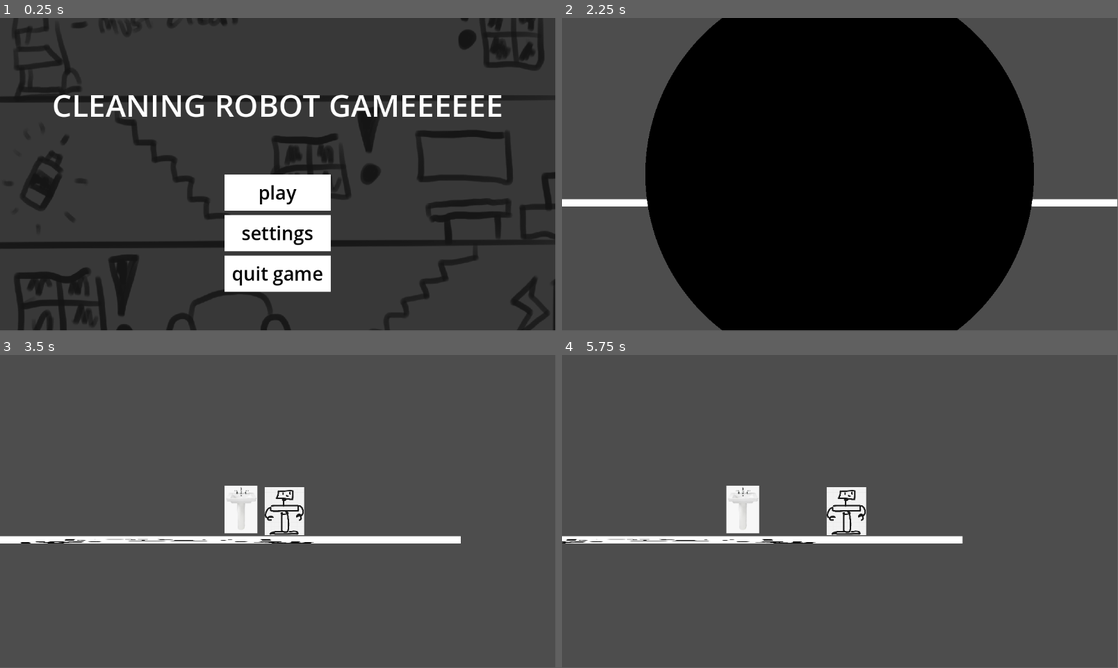
Above: before the commit, frames 1-4 (two rows, left to right).
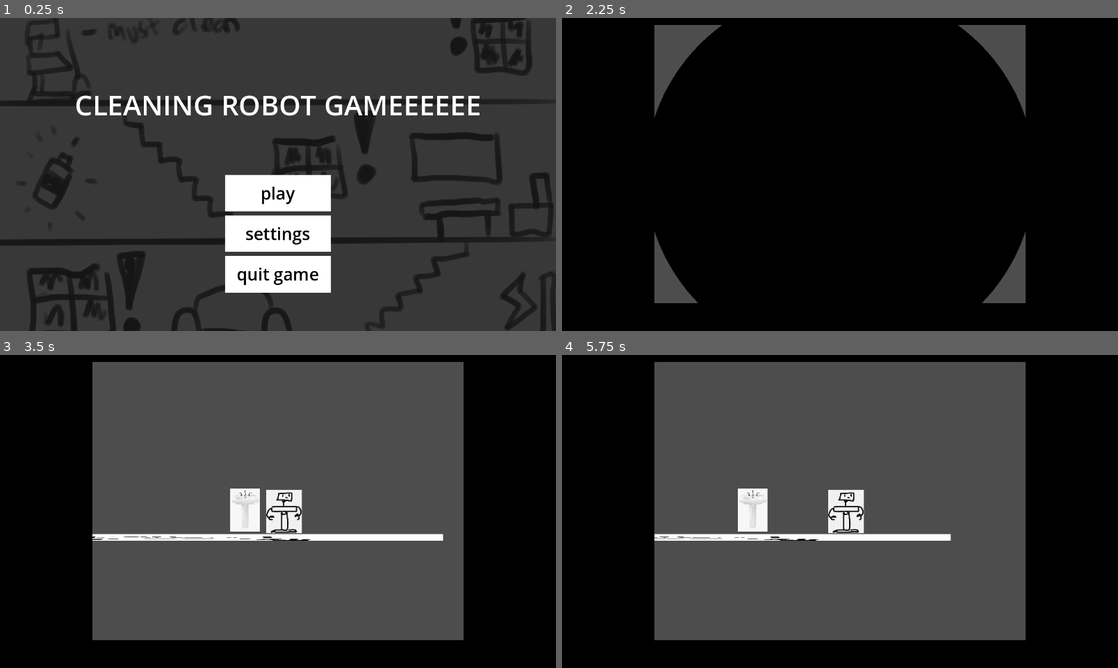
Above: after the commit, the same moments.

Repository: leorCD/Cleaning-Robot
Game: Godot game, scene res://scenes/main menu.tscn
The game is run twice, just before and just after one commit, with the same random seed, the same clock (stepped at 60 frames per second) and the same inputs.
Inputs:
- Up to frame 1 (0.25 s): no input
- Up to frame 2 (2.25 s): click "play" at 0.5 s; click "play" at 1.25 s; tap Enter at 2 s; hold D (right) from 2.03 s (still down); tap Space (interact) at 2.1 s
- Up to frame 3 (3.5 s): keep holding D (right); tap W (up) at 2.27, 3.02 s; tap Space (interact) at 2.75, 2.85 s
- Up to frame 4 (5.75 s): release D (right) at 3.53 s; hold A (left) 3.53-4.28 s; tap Space (interact) at 3.6, 4.25, 4.35, 5.1 s; hold D (right) from 4.28 s (still down); tap W (up) at 4.52, 5.27 s
In our replay, the window is 799x449 before the commit and 800x450 after it. These sizes can differ from the game's own. Grey fills any space a smaller window leaves; there, only what the larger window draws over its background counts as a difference.

The runs differ from the first frame. In frame 1, 14% of the frame differs, in the area x 0-100%, y 0-100%; in frame 2, 35%; in frame 3, 43%; in frame 4, 43%.

Commit message:
Faked 4:3 aspect ratio using ColorRects
ui can be housed in the black region of the screen

Diff:
--- /dev/null
+++ b/global/4_3_fake_aspect_ratio.tscn
@@ -0,0 +1,53 @@
+[gd_scene format=3 uid="uid://ca1ti3xnqjjh2"]
+
+[node name="4_3 fake aspect ratio" type="CanvasLayer" unique_id=31042625]
+layer = 50
+
+[node name="screen" type="Control" parent="." unique_id=188420487]
+layout_mode = 3
+anchors_preset = 15
+anchor_right = 1.0
+anchor_bottom = 1.0
+grow_horizontal = 2
+grow_vertical = 2
+
+[node name="ColorRect" type="ColorRect" parent="screen" unique_id=1666035671]
+layout_mode = 1
+anchors_preset = -1
+anchor_right = 0.16640624
+anchor_bottom = 1.0
+grow_vertical = 2
+color = Color(0, 0, 0, 1)
+metadata/_edit_use_anchors_ = true
+
+[node name="ColorRect3" type="ColorRect" parent="screen" unique_id=1013122403]
+layout_mode = 1
+anchors_preset = -1
+anchor_left = 0.16640624
+anchor_right = 0.8335937
+anchor_bottom = 0.022222223
+grow_vertical = 2
+color = Color(0, 0, 0, 1)
+metadata/_edit_use_anchors_ = true
+
+[node name="ColorRect4" type="ColorRect" parent="screen" unique_id=795110857]
+layout_mode = 1
+anchors_preset = -1
+anchor_left = 0.16640624
+anchor_top = 0.9111111
+anchor_right = 0.8335937
+anchor_bottom = 1.0
+grow_vertical = 2
+color = Color(0, 0, 0, 1)
+metadata/_edit_use_anchors_ = true
+
+[node name="ColorRect2" type="ColorRect" parent="screen" unique_id=679523072]
+layout_mode = 1
+anchors_preset = -1
+anchor_left = 0.8335937
+anchor_right = 1.0
+anchor_bottom = 1.0
+grow_horizontal = 0
+grow_vertical = 2
+color = Color(0, 0, 0, 1)
+metadata/_edit_use_anchors_ = true
--- a/global/sceneTransition.tscn
+++ b/global/sceneTransition.tscn
@@ -8,7 +8,7 @@
 tracks/0/type = "value"
 tracks/0/imported = false
 tracks/0/enabled = true
-tracks/0/path = NodePath("CanvasLayer/CircleFadeShader:material:shader_parameter/radius")
+tracks/0/path = NodePath("TransitionLayer/CircleFadeShader:material:shader_parameter/radius")
 tracks/0/interp = 1
 tracks/0/loop_wrap = true
 tracks/0/keys = {
@@ -20,7 +20,7 @@
 tracks/1/type = "value"
 tracks/1/imported = false
 tracks/1/enabled = true
-tracks/1/path = NodePath("CanvasLayer/CircleFadeShader:material:shader_parameter/Inverse")
+tracks/1/path = NodePath("TransitionLayer/CircleFadeShader:material:shader_parameter/Inverse")
 tracks/1/interp = 1
 tracks/1/loop_wrap = true
 tracks/1/keys = {
@@ -35,7 +35,7 @@
 tracks/0/type = "value"
 tracks/0/imported = false
 tracks/0/enabled = true
-tracks/0/path = NodePath("CanvasLayer/CircleFadeShader:material:shader_parameter/Inverse")
+tracks/0/path = NodePath("TransitionLayer/CircleFadeShader:material:shader_parameter/Inverse")
 tracks/0/interp = 1
 tracks/0/loop_wrap = true
 tracks/0/keys = {
@@ -47,7 +47,7 @@
 tracks/1/type = "value"
 tracks/1/imported = false
 tracks/1/enabled = true
-tracks/1/path = NodePath("CanvasLayer/CircleFadeShader:material:shader_parameter/radius")
+tracks/1/path = NodePath("TransitionLayer/CircleFadeShader:material:shader_parameter/radius")
 tracks/1/interp = 1
 tracks/1/loop_wrap = true
 tracks/1/keys = {
@@ -62,7 +62,7 @@
 tracks/0/type = "value"
 tracks/0/imported = false
 tracks/0/enabled = true
-tracks/0/path = NodePath("CanvasLayer/CircleFadeShader:material:shader_parameter/radius")
+tracks/0/path = NodePath("TransitionLayer/CircleFadeShader:material:shader_parameter/radius")
 tracks/0/interp = 1
 tracks/0/loop_wrap = true
 tracks/0/keys = {
@@ -74,7 +74,7 @@
 tracks/1/type = "value"
 tracks/1/imported = false
 tracks/1/enabled = true
-tracks/1/path = NodePath("CanvasLayer/CircleFadeShader:material:shader_parameter/Inverse")
+tracks/1/path = NodePath("TransitionLayer/CircleFadeShader:material:shader_parameter/Inverse")
 tracks/1/interp = 1
 tracks/1/loop_wrap = true
 tracks/1/keys = {
@@ -108,16 +108,16 @@
 [node name="AnimationPlayer" type="AnimationPlayer" parent="." unique_id=594942277]
 libraries/ = SubResource("AnimationLibrary_47dn4")
 
-[node name="CanvasLayer" type="CanvasLayer" parent="." unique_id=1620483211]
+[node name="TransitionLayer" type="CanvasLayer" parent="." unique_id=1620483211]
+layer = 999
 
-[node name="CircleFadeShader" type="ColorRect" parent="CanvasLayer" unique_id=863913728]
-z_index = 999
+[node name="CircleFadeShader" type="ColorRect" parent="TransitionLayer" unique_id=863913728]
 material = SubResource("ShaderMaterial_gfr0b")
-anchors_preset = 15
+anchors_preset = -1
+anchor_top = -0.35694444
 anchor_right = 1.0
-anchor_bottom = 1.0
-offset_top = -257.0
-offset_bottom = 257.0
+anchor_bottom = 1.3569444
 grow_horizontal = 2
 grow_vertical = 2
 mouse_filter = 2
+metadata/_edit_use_anchors_ = true
--- a/global/scene_transition.gd
+++ b/global/scene_transition.gd
@@ -1,9 +1,24 @@
 extends Control
+
+var fakeAspectRatio : PackedScene = preload("res://global/4_3_fake_aspect_ratio.tscn")
+var existing = null
 
 func change_scenes(scene_path : String) -> void:
 	await close()
+
+	existing = create_fake_aspect_ratio()
+
 	get_tree().change_scene_to_file(scene_path)
+
+	get_tree().root.add_child(existing)
+
 	await open()
+
+func create_fake_aspect_ratio() -> Node:
+	if existing: return
+
+	var newFake = fakeAspectRatio.instantiate()
+	return newFake
 
 func close() -> void:
 	$AnimationPlayer.play("Fade in")
--- a/player/player.tscn
+++ b/player/player.tscn
@@ -27,6 +27,7 @@
 shape = SubResource("RectangleShape2D_yw30f")
 
 [node name="InteractionUI" type="CanvasLayer" parent="InteractModule" unique_id=257963301]
+layer = 51
 
 [node name="Label" type="Label" parent="InteractModule/InteractionUI" unique_id=1906884251]
 anchors_preset = 8
@@ -41,5 +42,8 @@
 grow_horizontal = 2
 grow_vertical = 2
 
+[node name="HUD" type="CanvasLayer" parent="." unique_id=1882239266]
+layer = 51
+
 [connection signal="area_entered" from="InteractModule" to="InteractModule" method="_on_area_entered"]
 [connection signal="area_exited" from="InteractModule" to="InteractModule" method="_on_area_exited"]
--- a/project.godot
+++ b/project.godot
@@ -18,6 +18,12 @@
 [autoload]
 
 SceneTransition="*uid://dirks0m1ngtdm"
+
+[display]
+
+window/size/viewport_width=1280
+window/size/viewport_height=720
+window/stretch/mode="viewport"
 
 [dotnet]
 
--- a/scenes/level1.tscn
+++ b/scenes/level1.tscn
@@ -4,6 +4,7 @@
 [ext_resource type="PackedScene" uid="uid://dfayqmttyqmjf" path="res://player/player.tscn" id="1_g2h75"]
 [ext_resource type="Script" uid="uid://bw4wn5pphs17g" path="res://scripts/cleanableObjects/sink.gd" id="2_m7ahb"]
 [ext_resource type="Texture2D" uid="uid://bgm2k0dlyukn6" path="res://textures/sink.png" id="3_dwgg1"]
+[ext_resource type="PackedScene" uid="uid://ca1ti3xnqjjh2" path="res://global/4_3_fake_aspect_ratio.tscn" id="5_ru4tf"]
 
 [sub_resource type="RectangleShape2D" id="RectangleShape2D_dwgg1"]
 size = Vector2(68, 100)
@@ -49,3 +50,5 @@
 position = Vector2(0, 108.5)
 scale = Vector2(1.52, 0.018750003)
 texture = ExtResource("1_errlg")
+
+[node name="4_3 fake aspect ratio" parent="." unique_id=31042625 instance=ExtResource("5_ru4tf")]
Binary file added: textures/[OLD] - ScreenInterface.png
Not shown, added: textures/[OLD] - ScreenInterface.png.import
Binary file added: textures/ima231ge.png
Not shown, added: textures/ima231ge.png.import
